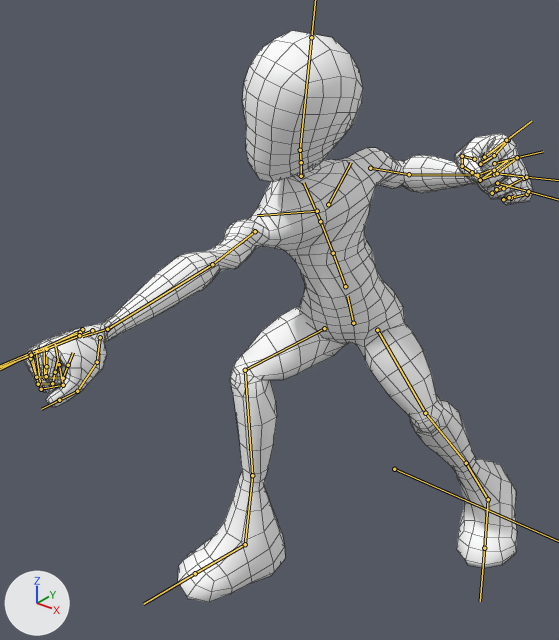
The FBX model Assets/Characters/Prototype/Animations/Haymaker.fbx, before and after one commit.
Both versions are drawn from a 50 mm camera at (1.27, -2.35, 1.96) aimed at (0.0, -0.76, 0.97). Arrows for +X, +Y and +Z are at lower left; the lights stay in place. Both versions are drawn at frame 34 of the action 'rig|Straight'; the numbers are the values there. The bones that bend it are drawn over the model as lines. Mesh edges are drawn as thin lines.

The first picture shows 'body_low'.
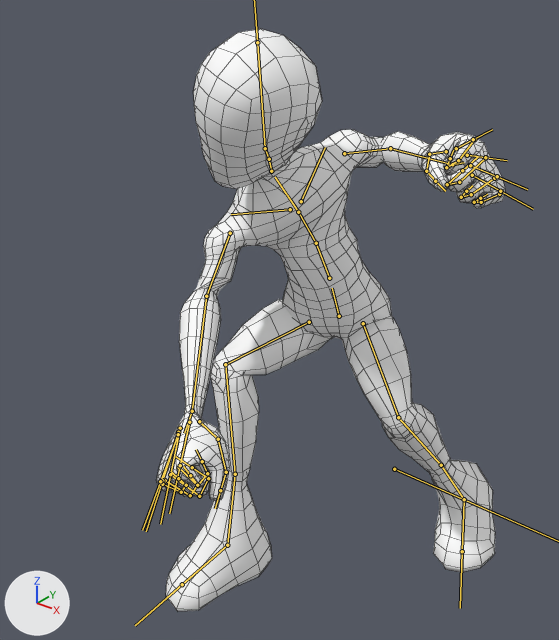
Commit message: Modified haymaker animation

What differs and where, as boxes [x1, y1, x2, y2] in the pictures (559 x 640 px):
'body_low', posed (32% narrower): before [24, 30, 533, 602]; after [157, 29, 505, 611]
bone 'DEF-spine', root to tip: before (353, 323) to (347, 296); after (339, 316) to (332, 288)
bone 'DEF-spine.002', root to tip: before (333, 253) to (320, 221); after (316, 243) to (298, 212)
bone 'DEF-spine.003', root to tip: before (320, 221) to (303, 182); after (298, 212) to (275, 177)
bone 'DEF-spine.004', root to tip: before (301, 176) to (301, 162); after (271, 171) to (269, 159)
bone 'DEF-upper_arm.R', root to tip: before (255, 231) to (212, 264); after (230, 233) to (206, 296)
bone 'DEF-forearm.R', root to tip: before (212, 264) to (107, 329); after (206, 296) to (192, 411)
bone 'DEF-thigh.L', root to tip: before (377, 330) to (425, 413); after (363, 323) to (398, 417)
bone 'DEF-shin.L', root to tip: before (425, 413) to (466, 463); after (398, 417) to (441, 465)
bone 'DEF-toe.R', root to tip: before (245, 544) to (195, 573); after (227, 545) to (182, 584)

The change, as a list of edits to the scene's bpy script:
```text
Change bone_def_spine:
    where bone_def_spine = bpy.data.objects['rig'].pose.bones['DEF-spine']  # child of 'root'
    bone_def_spine.location: (0.448, -0.253, 0.042) -> (0.534, -0.196, 0.043)
Change bone_def_spine_002:
    where bone_def_spine_002 = bpy.data.objects['rig'].pose.bones['DEF-spine.002']  # child of 'DEF-spine.001'
    bone_def_spine_002.rotation_quaternion: (0.949, -0.007, -0.308, 0.069) -> (0.938, 0.036, -0.324, 0.117)  # degrees (-4, -36, 10) -> degrees (-1, -38, 14)
Change bone_def_spine_003:
    where bone_def_spine_003 = bpy.data.objects['rig'].pose.bones['DEF-spine.003']  # child of 'DEF-spine.002'
    bone_def_spine_003.rotation_quaternion: (0.786, 0.103, 0.608, 0.033) -> (0.799, 0.168, 0.578, 0.001)  # degrees (40, 72, 35) -> degrees (44, 67, 30)
Change bone_def_spine_004:
    where bone_def_spine_004 = bpy.data.objects['rig'].pose.bones['DEF-spine.004']  # child of 'DEF-spine.003'
    bone_def_spine_004.rotation_quaternion: (0.799, -0.041, -0.585, -0.129) -> (0.785, -0.043, -0.605, -0.13)  # degrees (15, -71, -29) -> degrees (19, -74, -33)
Change bone_def_upper_arm_r:
    where bone_def_upper_arm_r = bpy.data.objects['rig'].pose.bones['DEF-upper_arm.R']  # child of 'DEF-shoulder.R'
    bone_def_upper_arm_r.rotation_quaternion: (0.764, 0.346, 0.0, -0.544) -> (0.911, 0.271, 0.0, -0.311)  # degrees (35, 22, -64) -> degrees (30, 10, -35)
Change bone_def_forearm_r:
    where bone_def_forearm_r = bpy.data.objects['rig'].pose.bones['DEF-forearm.R']  # child of 'DEF-upper_arm.R'
    bone_def_forearm_r.rotation_quaternion: (0.745, -0.081, 0.652, -0.113) -> (0.741, 0.187, 0.63, 0.137)  # degrees (-63, 72, -66) -> degrees (73, 62, 69)
Change bone_def_thigh_l:
    where bone_def_thigh_l = bpy.data.objects['rig'].pose.bones['DEF-thigh.L']  # child of 'DEF-spine'
    bone_def_thigh_l.rotation_quaternion: (0.965, -0.246, 0.0, -0.094) -> (0.944, -0.33, 0.0, -0.009)  # degrees (-28, -3, -10) -> degrees (-39, 0, -1)
Change bone_def_shin_l:
    where bone_def_shin_l = bpy.data.objects['rig'].pose.bones['DEF-shin.L']  # child of 'DEF-thigh.L'
    bone_def_shin_l.rotation_quaternion: (0.952, 0.306, 0.029, -0.01) -> (0.907, 0.41, 0.001, -0.095)  # degrees (36, 4, 0) -> degrees (48, 5, -10)
Change bone_def_toe_r:
    where bone_def_toe_r = bpy.data.objects['rig'].pose.bones['DEF-toe.R']  # child of 'DEF-foot.R'
    bone_def_toe_r.rotation_quaternion: (0.992, 0.08, -0.082, -0.049) -> (1.0, 0.0, -0.001, 0.002)  # degrees (10, -9, -6) -> degrees (0, 0, 0)
```
